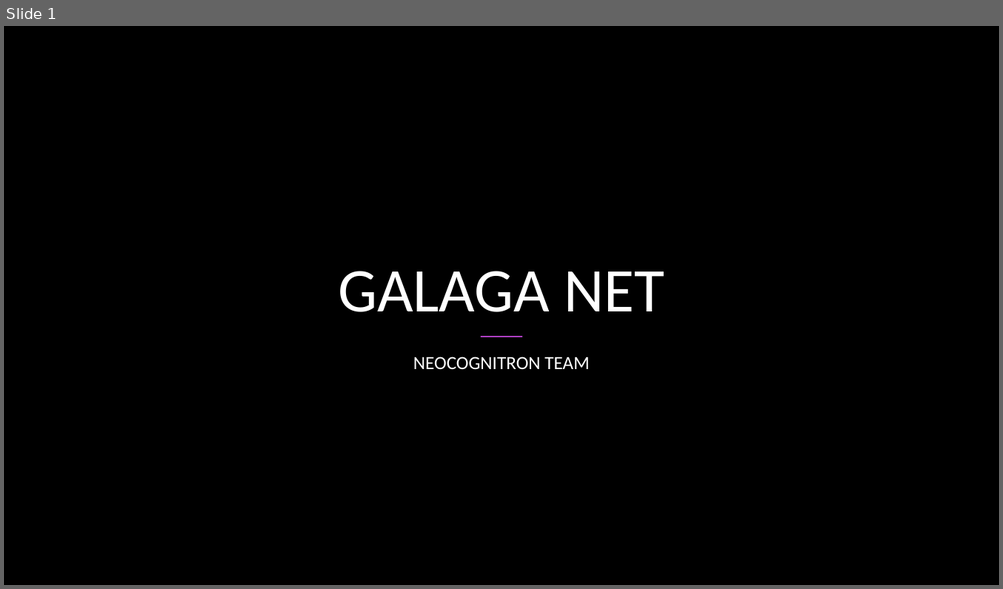
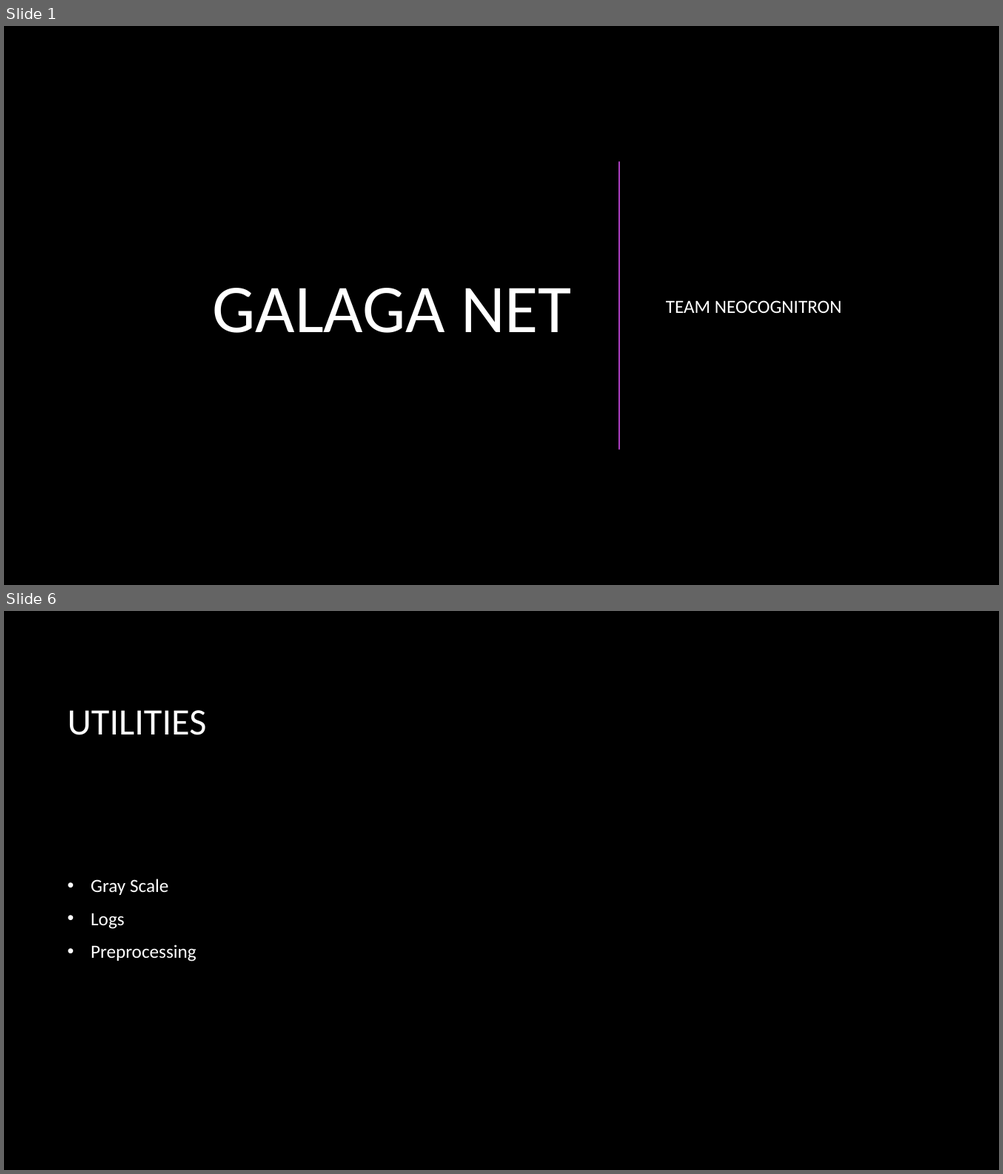
Before and after one commit to CSCI4850/S20-team3-project, a slide deck: Presentation.pptx. Shown one above the other, each under a label of ours: slide 1 before the commit, slides 1 and 6 after it; the slides between them are not shown. The pictures are 1003x589 and 1003x1174 pixels, drawn with LibreOffice and Linux fonts; fonts in the diff are those of the drawing; background and template pictures are left out. Boxes give left, top, right and bottom in pixels: in the first picture for what was removed or moved away, otherwise in the second. Text is boxed around its words. In the diff, an @@ line names an element or a change of style, - is before the commit and + after.

```diff
--- a/Presentation.pptx
+++ b/Presentation.pptx
@@ slide 6 added at (x1=4, y1=611, x2=999, y2=1170), background picture (left out) @@
@@ title added at (x1=68, y1=710, x2=207, y2=735), 36 pt, text #FFFFFF @@
+UTILITIES
@@ text added at (x1=91, y1=879, x2=196, y2=962), 18 pt, text #FFFFFF @@
+• Gray Scale
+• Logs
+• Preprocessing
@@ slide 1 changed as well @@
@@ title "GALAGA NET" moved from (x1=338, y1=271, x2=664, y2=312) to (x1=212, y1=288, x2=572, y2=333) @@
@@ title "GALAGA NET" at (x1=212, y1=288, x2=572, y2=333): size 60 to 66 pt; alignment centre to right; vertical alignment bottom to middle @@
@@ line added from (619, 162) to (619, 449), #AC3EC1 1.5 pt @@
@@ subtitle "TEAM NEOCOGNITRON" at (x1=666, y1=301, x2=842, y2=313): vertical alignment top to middle @@
@@ subtitle at (x1=666, y1=301, x2=842, y2=313): text changed @@
-NEOCOGNITRON TEAM
+TEAM NEOCOGNITRON
@@ line removed from (481, 337) to (522, 337) @@
```
Also in this commit, not shown: 4 other slides changed, 6 other slides added, 2 slides removed.
